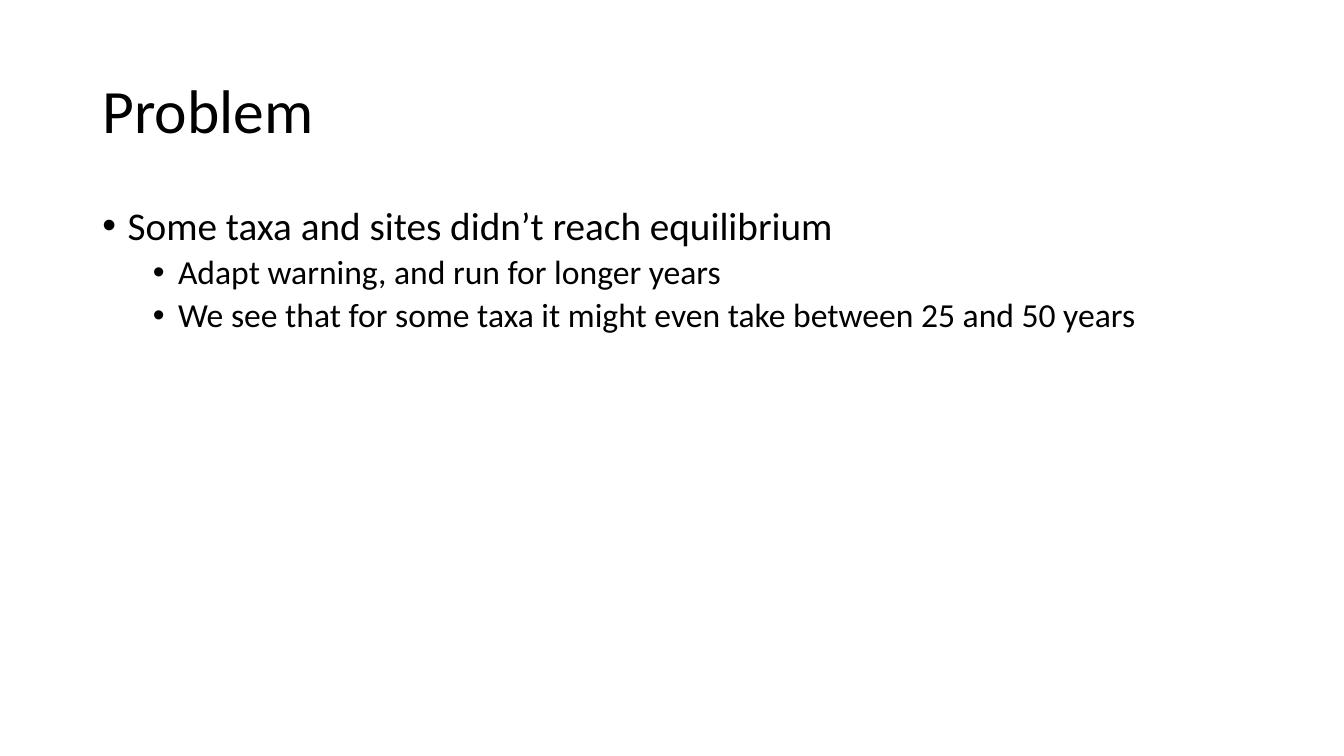
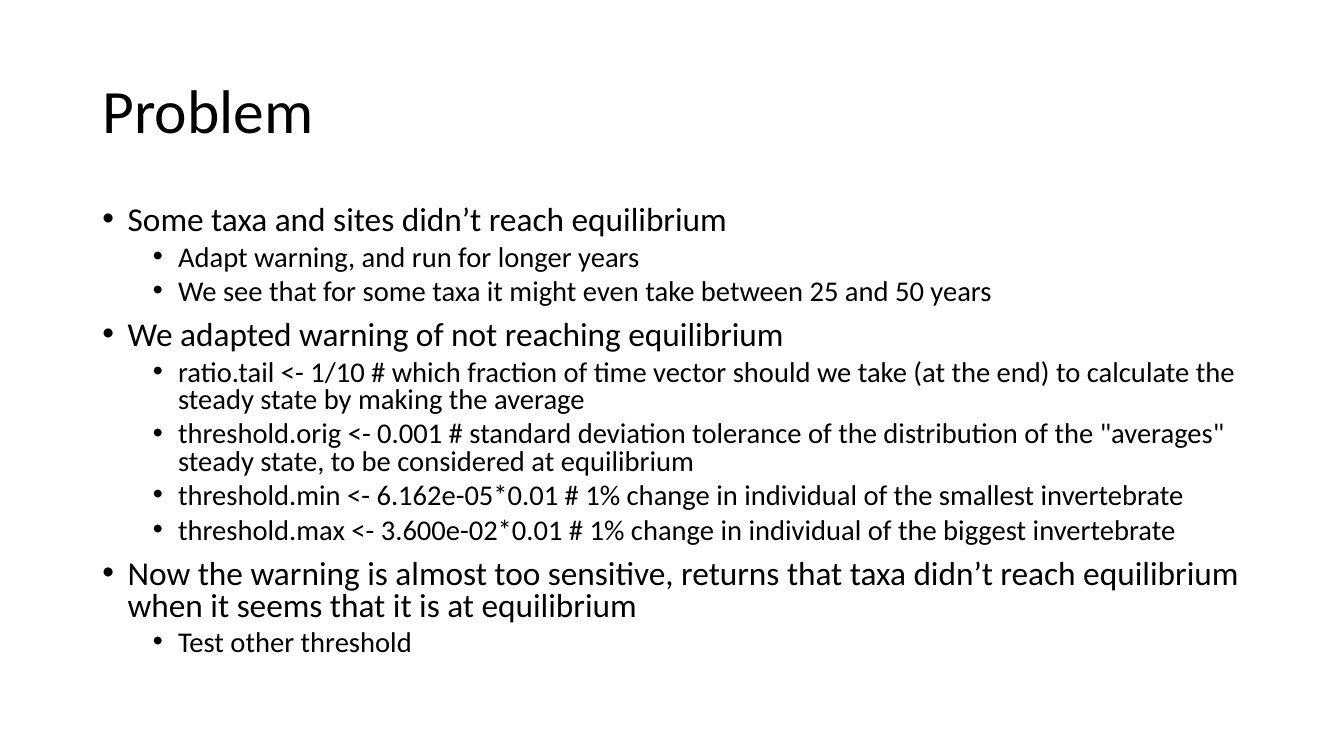
Before and after one commit to emmachollet/ArtificialData_Streambugs_SDMs, a slide deck: slide 5 of C1_documentation/problems_ice.pptx. Drawn at 1344x756 pixels with LibreOffice and Linux fonts; fonts in the diff are those of the drawing. Boxes give left, top, right and bottom in pixels: in the first picture for what was removed or moved away, otherwise in the second. Text is boxed around its words. In the diff, an @@ line names an element or a change of style, - is before the commit and + after.

```diff
--- a/C1_documentation/problems_ice.pptx
+++ b/C1_documentation/problems_ice.pptx
@@ text at (x1=128, y1=207, x2=991, y2=306): size 28 to 23.8 pt in "Some taxa and sites didn’t reach equilibrium"; size 24 to 20.4 pt in "Adapt warning, and run for longer years", "We see that for some taxa it ..."; line spacing 0.9 to 0.8 @@
@@ text at (x1=128, y1=323, x2=1238, y2=653): paragraphs added @@
+• We adapted warning of not reaching equilibrium
+  • ratio.tail <- 1/10 # which fraction of time vector should we take (at the end) to calculate the steady state by making the average
+  • threshold.orig <- 0.001 # standard deviation tolerance of the distribution of the "averages" steady state, to be considered at equilibrium
+  • threshold.min <- 6.162e-05*0.01 # 1% change in individual of the smallest invertebrate
+  • threshold.max <- 3.600e-02*0.01 # 1% change in individual of the biggest invertebrate
+• Now the warning is almost too sensitive, returns that taxa didn’t reach equilibrium when it seems that it is at equilibrium
+  • Test other threshold
```
Also in this commit, not shown: 1 other slide changed, 5 slides added, 9 other files.
